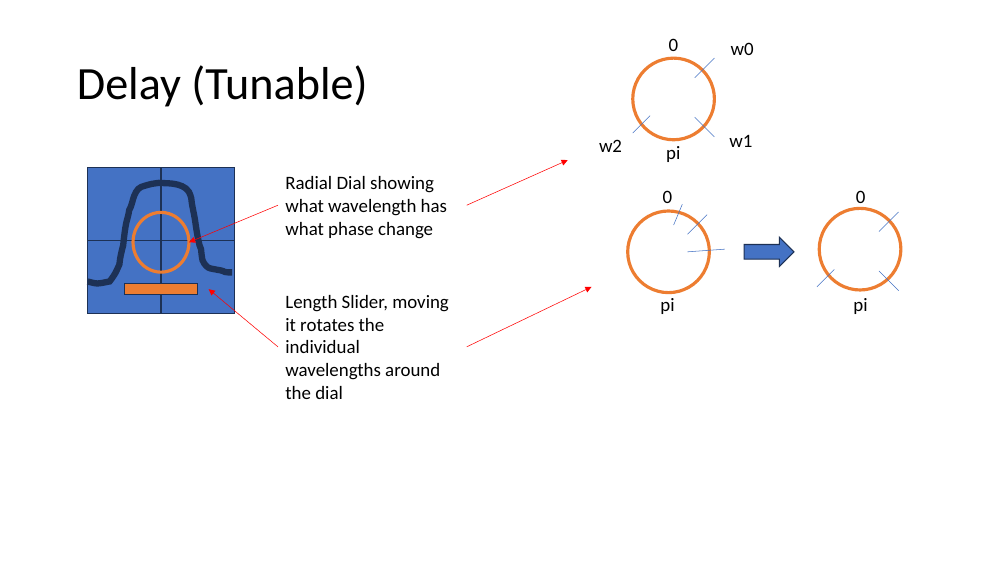
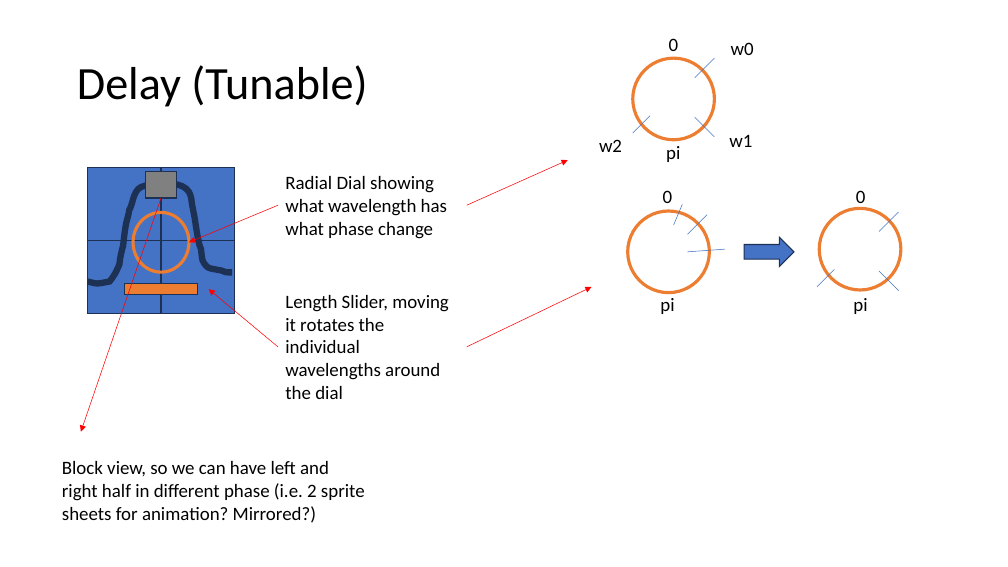
Before and after one commit to Akhetonics/Connect-A-PIC, a slide deck: slide 8 of Design.pptx (slide 6 before the commit). Drawn at 1008x567 pixels with LibreOffice and Linux fonts; fonts in the diff are those of the drawing. Boxes give left, top, right and bottom in pixels: in the first picture for what was removed or moved away, otherwise in the second. Text is boxed around its words. In the diff, an @@ line names an element or a change of style, - is before the commit and + after.

```diff
--- a/Design.pptx
+++ b/Design.pptx
@@ rectangle added at bbox=[146, 172, 176, 198], fill #808080, outline #1E3256 1 pt @@
@@ arrow added from (161, 198) to (81, 432), #FF0000 0.5 pt @@
@@ text added at bbox=[62, 461, 365, 523], 18 pt, text #000000 @@
+Block view, so we can have left and right half in different phase (i.e. 2 sprite sheets for animation? Mirrored?)
```
Also in this commit, not shown: 2 other slides changed, 3 slides added, 1 other file.
